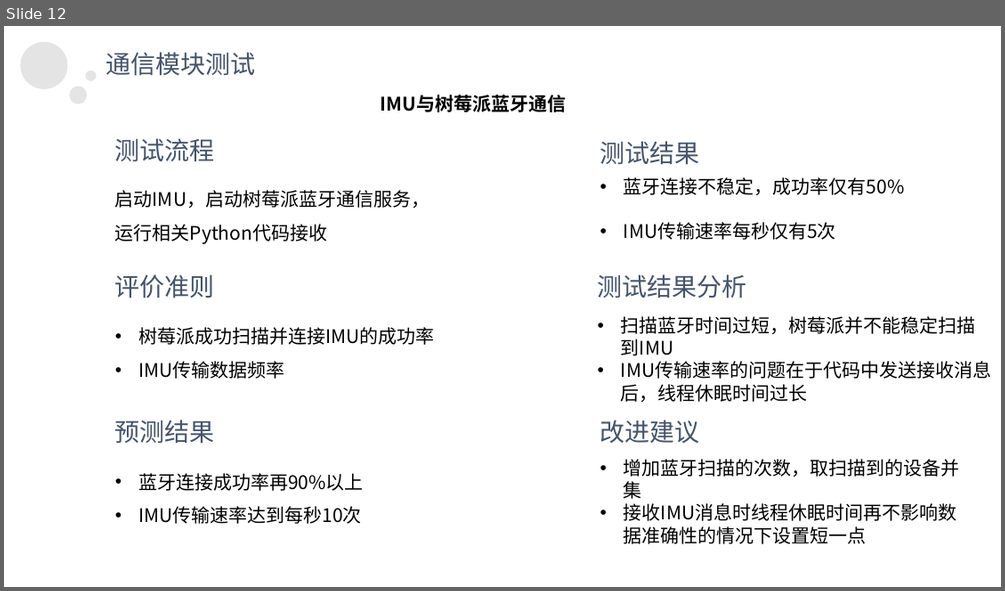
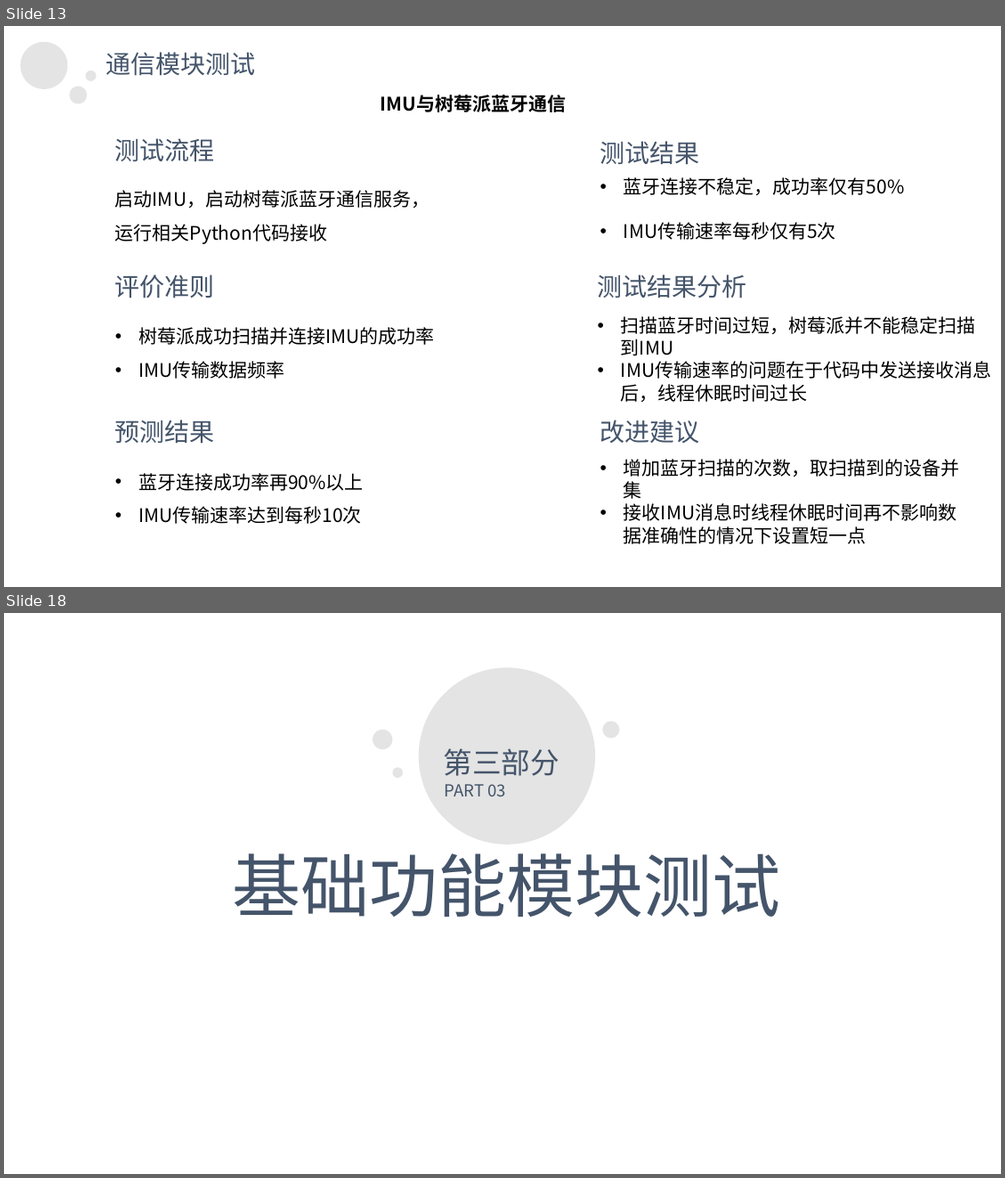
Before and after one commit to Appleuiy/Brain-controlled-navigation-electric-wheelchair-expansion-control-system, a slide deck: 智能轮椅设计测试展示.pptx. Shown one above the other, each under a label of ours: slide 12 before the commit, slides 13 and 18 after it; the slides between them are not shown. The pictures are 1005x591 and 1005x1178 pixels, drawn with LibreOffice and Linux fonts; fonts in the diff are those of the drawing. Boxes give left, top, right and bottom in pixels: in the first picture for what was removed or moved away, otherwise in the second. Text is boxed around its words. In the diff, an @@ line names an element or a change of style, - is before the commit and + after.

Commit message:
测试ppt前面部分整合完成，需要完成gitlab过程管理

```diff
--- a/智能轮椅设计测试展示.pptx
+++ b/智能轮椅设计测试展示.pptx
@@ slide 18 added at (4,613,1001,1174), background #FFFFFF @@
@@ ellipse added at (419,667,596,844), fill #D9D9D9 at 70% opacity @@
@@ ellipse added at (372,730,393,750), fill #D9D9D9 at 70% opacity @@
@@ ellipse added at (602,721,619,738), fill #D9D9D9 at 70% opacity @@
@@ ellipse added at (393,767,404,778), fill #D9D9D9 at 70% opacity @@
@@ text added at (443,748,559,776), 28 pt, text #44546A @@
+第三部分
@@ text added at (445,784,507,796), 16 pt, text #44546A @@
+PART 03
@@ text added at (233,853,781,916), 66 pt, text #44546A @@
+基础功能模块测试
@@ what was slide 12 is now slide 13 @@
```
Also in this commit, not shown: 1 slide changed, 17 other slides added.
